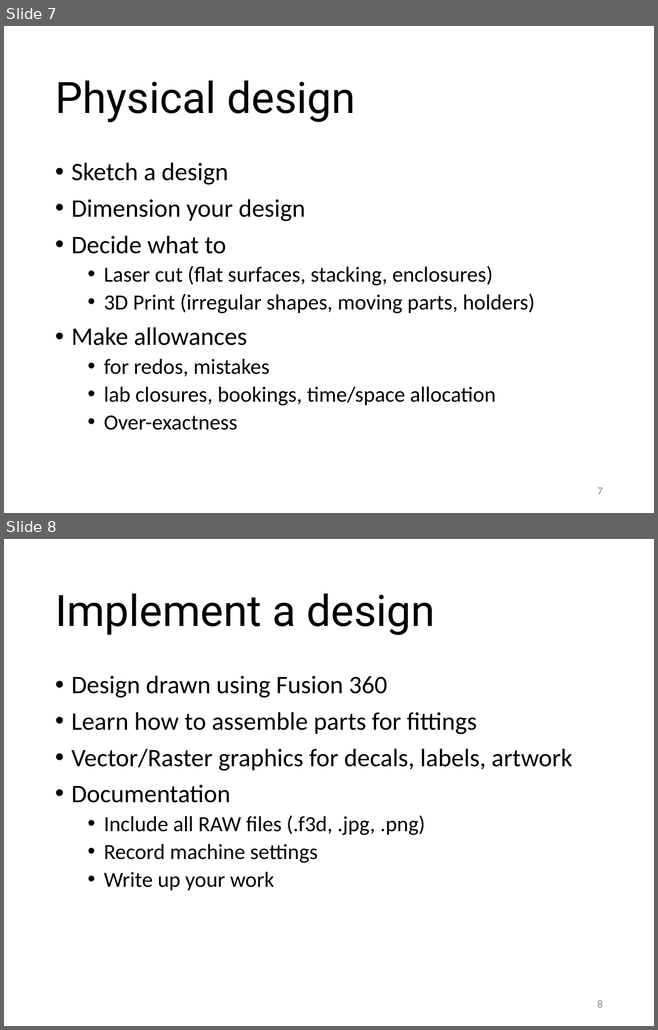
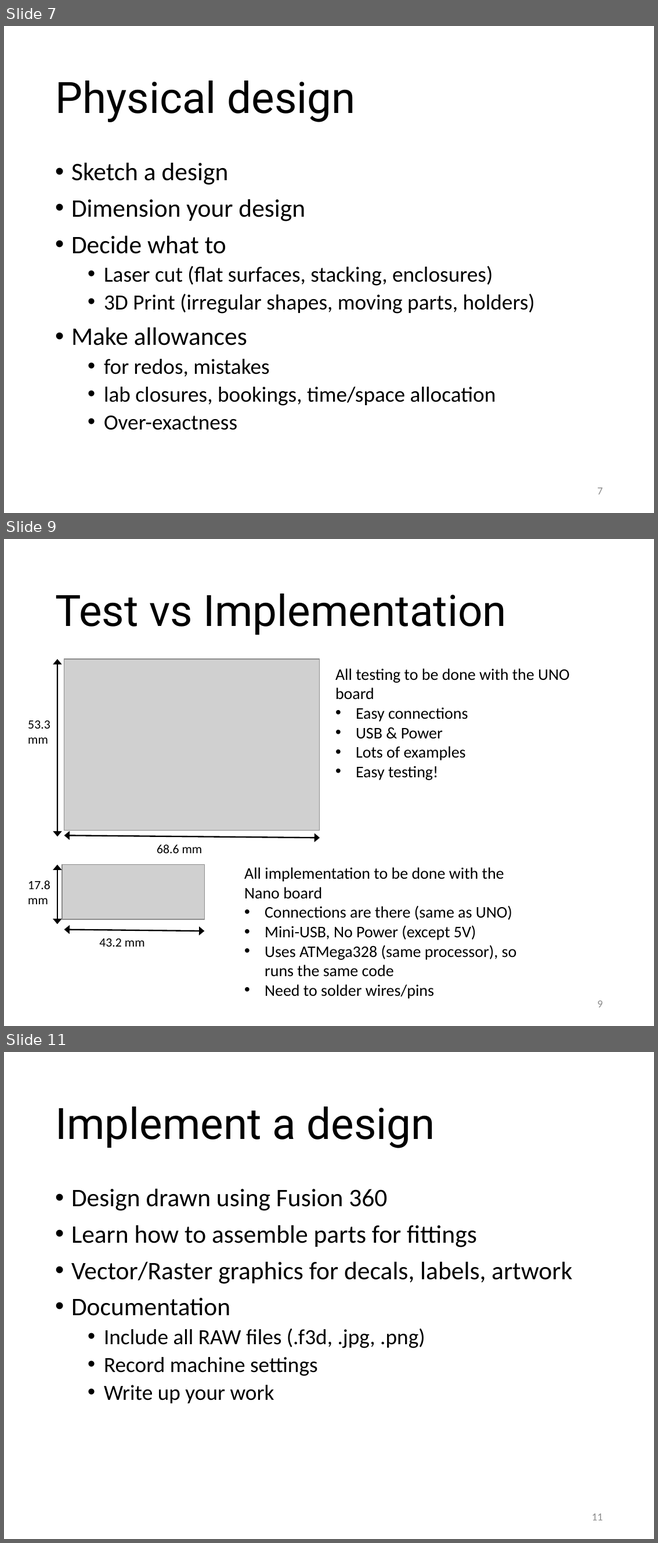
Before and after one commit to RDorville/digfab, a slide deck: presentations/ep1000_project_1/ep1000_template.pptx. Shown one above the other, each under a label of ours: slides 7 and 8 before the commit, slides 7, 9 and 11 after it; the slides between them are not shown. The pictures are 658x1030 and 658x1543 pixels, drawn with LibreOffice and Linux fonts; fonts in the diff are those of the drawing; grey boxes stand for pictures; background and template pictures are left out. Boxes give left, top, right and bottom in pixels: in the first picture for what was removed or moved away, otherwise in the second. Text is boxed around its words. In the diff, an @@ line names an element or a change of style, - is before the commit and + after.

```diff
--- a/presentations/ep1000_project_1/ep1000_template.pptx
+++ b/presentations/ep1000_project_1/ep1000_template.pptx
@@ slide 9 added at <box>4,539,654,1026</box>, background #FFFFFF @@
@@ title added at <box>55,594,506,635</box>, 48 pt, text #000000 @@
+Test vs Implementation
@@ text added at <box>335,668,570,780</box>, 18 pt, text #000000 @@
+All testing to be done with the UNO board
+• Easy connections
+• USB & Power
+• Lots of examples
+• Easy testing!
@@ group added at <box>28,659,320,853</box>: 2 double arrows, 2 texts, 1 picture @@
+68.6 mm
+53.3
+mm
@@ text added at <box>244,867,517,999</box>, 18 pt, text #000000 @@
+All implementation to be done with the Nano board
+• Connections are there (same as UNO)
+• Mini-USB, No Power (except 5V)
+• Uses ATMega328 (same processor), so runs the same code
+• Need to solder wires/pins
@@ group added at <box>28,864,204,947</box>: 2 double arrows, 2 texts, 1 picture @@
+43.2 mm
+17.8
+mm
@@ page number added at <box>597,1001,602,1008</box>, 12 pt, text #8C8C8C @@
+9
@@ what was slide 8 is now slide 11 @@
@@ page number at <box>592,1514,603,1521</box>: text changed @@
-8
+11
```
Also in this commit, not shown: 2 other slides added, 2 other files.
